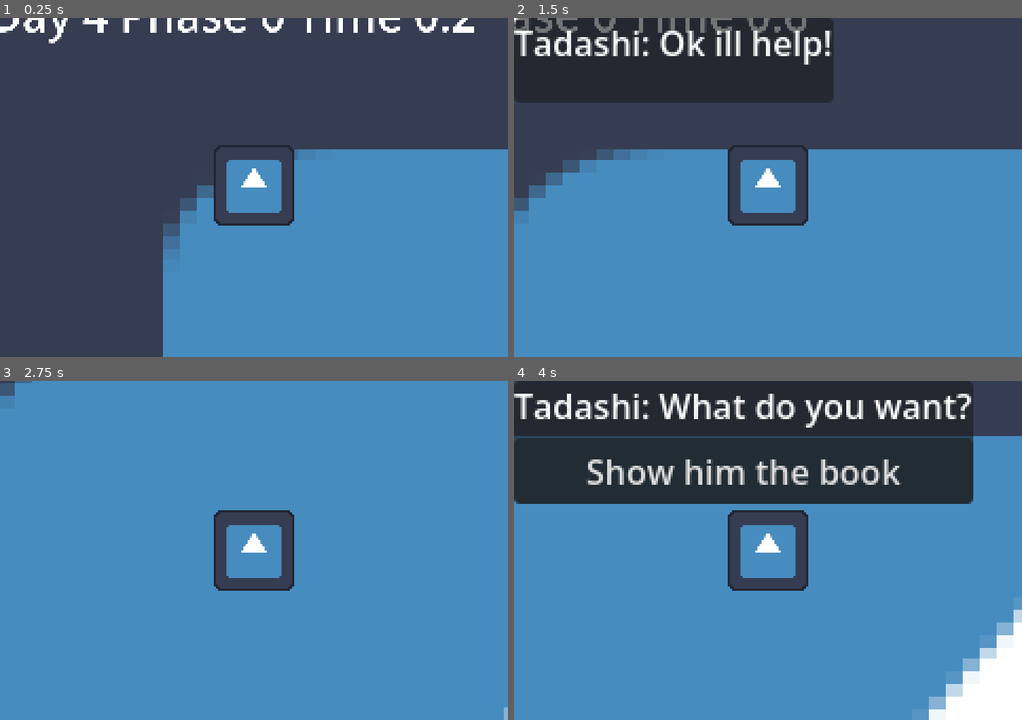
Above: before the commit, frames 1-4 (two rows, left to right).
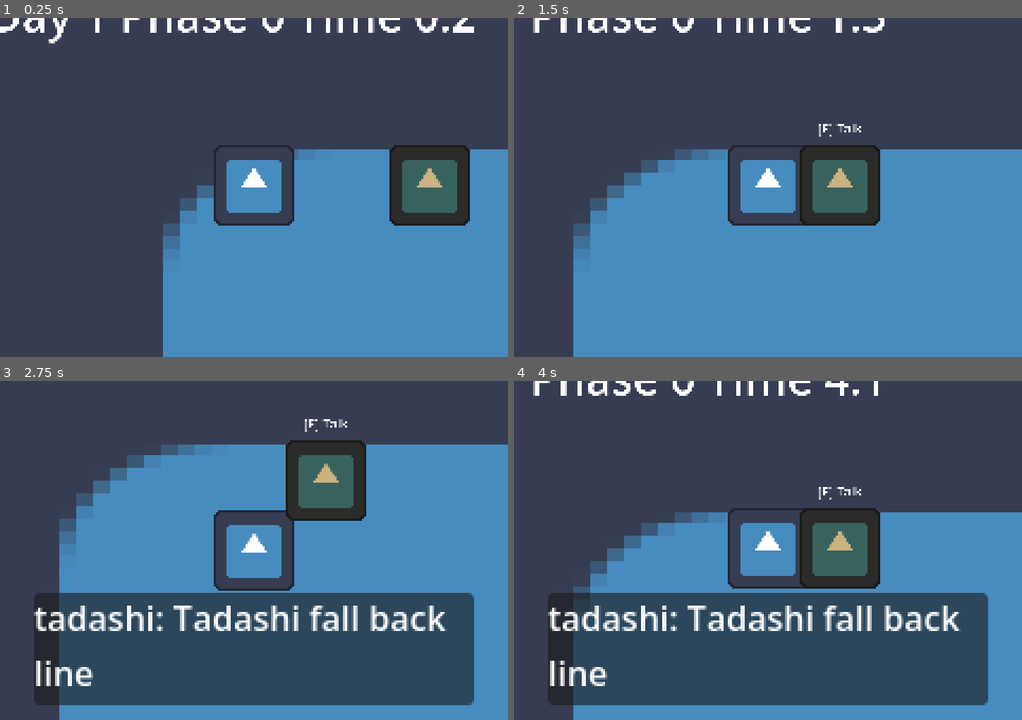
Above: after the commit, the same moments.

Repository: chickengamer555/7-days-of-rain-B1T-jam
Game: Godot game, scene res://Main/main.tscn
The game is run twice, just before and just after one commit, with the same random seed, the same clock (stepped at 60 frames per second) and the same inputs. The engine's default icon, where the game draws it, is replaced by a stand-in: a white triangle on a blue panel in a dark square.
Inputs (mouse positions are in pixels of both pictures, inside the frame that each line leads up to):
- Up to frame 1 (0.25 s): no input
- Up to frame 2 (1.5 s): hold Right (right) 0.53-1.25 s; hold E (Interact) 0.53-1.25 s; click (742, 109) at 1.25 s, where only the run before the commit has a clickable "Show him the book"
- Up to frame 3 (2.75 s): hold S (down) from 2.03 s (still down); tap F (Fast_foward) at 2.1 s; tap E (Interact) at 2.3 s
- Up to frame 4 (4 s): release S (down) at 2.78 s; hold Right (right) 2.78-3.53 s; hold E (Interact) 2.78-3.53 s; hold W (up) from 3.53 s (still down); tap Q (Ledger) at 3.6 s; tap E (Interact) at 3.8 s

The runs differ from the first frame. In frame 1, 3.8% of the frame differs, in the area x 16-93%, y 0-62%; in frame 2, 28%; in frame 3, 62%; in frame 4, 79%, in the area x 0-100%, y 0-100%.

Commit message:
Added Proximity Interaction System

Diff:
--- /dev/null
+++ b/Autoloads/dialogue_manager.gd
@@ -0,0 +1,129 @@
+extends CanvasLayer
+
+signal conversation_started(npc_data)
+signal conversation_finished(npc_data)
+
+var walker: DialoguePlayer = DialoguePlayer.new()
+var current_npc: NPCData = null
+var talking: bool = false
+
+var box: PanelContainer
+var line: Label
+var choices: VBoxContainer
+
+func _ready() -> void:
+	layer = 100
+	add_child(walker)
+	_build_ui()
+	box.hide()
+
+func _build_ui() -> void:
+	box = PanelContainer.new()
+	box.name = "DialogueBox"
+	add_child(box)
+
+	box.set_anchors_preset(Control.PRESET_BOTTOM_WIDE)
+	box.offset_left = 16
+	box.offset_right = -16
+	box.offset_bottom = -10
+	box.offset_top = -60
+
+	var vbox = VBoxContainer.new()
+	vbox.name = "VBox"
+	box.add_child(vbox)
+
+	line = Label.new()
+	line.name = "Line"
+	line.autowrap_mode = TextServer.AUTOWRAP_WORD_SMART
+	vbox.add_child(line)
+
+	choices = VBoxContainer.new()
+	choices.name = "Choices"
+	vbox.add_child(choices)
+
+func _unhandled_input(event: InputEvent) -> void:
+	if not talking:
+		return
+	if event.is_action_pressed("Interact"):
+		if walker.available_choices().is_empty():
+			stop_talking()
+			get_viewport().set_input_as_handled()
+
+func start_conversation(npc: NPCData) -> bool:
+	if talking or npc == null:
+		return false
+	current_npc = npc
+	var tree = _pick_tree(npc)
+	if tree == null:
+		return false
+	return start_tree(tree, npc)
+
+func start_tree(tree: DialogueTree, npc: NPCData = null) -> bool:
+	if tree == null:
+		return false
+	current_npc = npc
+	talking = true
+	Clock.running = false
+	box.show()
+	walker.begin(tree)
+	_show_node()
+	conversation_started.emit(npc)
+	return true
+
+func stop_talking() -> void:
+	talking = false
+	Clock.running = true
+	box.hide()
+	var finished_npc = current_npc
+	current_npc = null
+	conversation_finished.emit(finished_npc)
+
+func _pick_tree(npc: NPCData) -> DialogueTree:
+	for rule in npc.rules:
+		if rule != null and (rule.condition == null or rule.condition.is_met()):
+			return rule.tree
+	return null
+
+func _show_node() -> void:
+	var node = walker.current_node()
+	if node == null:
+		stop_talking()
+		return
+
+	var speaker_name = node.speaker
+	if speaker_name == "" and current_npc != null:
+		speaker_name = current_npc.display_name
+
+	if speaker_name != "":
+		line.text = speaker_name + ": " + node.display_text()
+	else:
+		line.text = node.display_text()
+
+	if node.effect != null:
+		node.effect.apply()
+
+	for old in choices.get_children():
+		choices.remove_child(old)
+		old.queue_free()
+
+	var avail = walker.available_choices()
+	for i in avail:
+		var choice = node.choices[i]
+		var button = Button.new()
+		button.text = choice.display_label()
+		button.pressed.connect(_on_choice_pressed.bind(i))
+		choices.add_child(button)
+
+func _on_choice_pressed(i: int) -> void:
+	var node = walker.current_node()
+	if node == null or i >= node.choices.size():
+		return
+	var choice = node.choices[i]
+	if choice.effect != null:
+		choice.effect.apply()
+	var ends_here = choice.link_target() == ""
+	walker.choose(i)
+	if ends_here:
+		stop_talking()
+	else:
+		_show_node()
--- a/Dialouge/dialogue_player.gd
+++ b/Dialouge/dialogue_player.gd
@@ -71,7 +71,8 @@
 	for i: int in node.choices.size():
 		var choice: DialogueChoice = node.choices[i]
 		if choice != null and (repeat_questions or not _asked.has(choice)):
-			out.append(i)
+			if choice.condition == null or choice.condition.is_met():
+				out.append(i)
 	return out
 
 
--- /dev/null
+++ b/Interactables/interactable.gd
@@ -0,0 +1,61 @@
+class_name Interactable
+extends Area2D
+
+signal interacted(by_actor)
+signal focused
+signal unfocused
+
+@export var prompt_message: String = "Talk"
+@export var npc_data: NPCData = null
+@export var dialogue_tree: DialogueTree = null
+@export var effect: Effect = null
+@export var condition: Condition = null
+@export var disabled: bool = false
+
+@export var prompt_indicator: CanvasItem = null
+
+var is_focused: bool = false
+
+func _ready() -> void:
+	add_to_group("interactables")
+	if prompt_indicator != null:
+		prompt_indicator.visible = false
+	else:
+		var default_prompt = get_node_or_null("Prompt")
+		if default_prompt != null and default_prompt is CanvasItem:
+			prompt_indicator = default_prompt
+			prompt_indicator.visible = false
+
+func can_interact() -> bool:
+	if disabled:
+		return false
+	if condition != null and not condition.is_met():
+		return false
+	return true
+
+func focus() -> void:
+	if not can_interact():
+		return
+	is_focused = true
+	if prompt_indicator != null:
+		prompt_indicator.visible = true
+	focused.emit()
+
+func unfocus() -> void:
+	is_focused = false
+	if prompt_indicator != null:
+		prompt_indicator.visible = false
+	unfocused.emit()
+
+func interact(by_actor: Node = null) -> void:
+	if not can_interact():
+		return
+	interacted.emit(by_actor)
+	if effect != null:
+		effect.apply()
+	var dm = get_node_or_null("/root/DialogueManager")
+	if dm != null:
+		if npc_data != null:
+			dm.start_conversation(npc_data)
+		elif dialogue_tree != null:
+			dm.start_tree(dialogue_tree)
--- a/Main/main.tscn
+++ b/Main/main.tscn
@@ -5,7 +5,7 @@
 [ext_resource type="Script" uid="uid://bpmospghawpiw" path="res://Main/clock_test.gd" id="3_qvhan"]
 [ext_resource type="Script" uid="uid://cc26361lqegxd" path="res://Main/rule_test.gd" id="4_eunhr"]
 [ext_resource type="Resource" uid="uid://bsle7vqddyrc8" path="res://data/Npcs/tadashi.tres" id="5_k3v36"]
-[ext_resource type="Script" uid="uid://bf4cxcshmclos" path="res://Main/talk_test.gd" id="6_liyct"]
+[ext_resource type="PackedScene" uid="uid://c6y78uqn4e2pa" path="res://NPC/npc.tscn" id="6_npctadashi"]
 
 [node name="Main" type="Node2D" unique_id=1734866862]
 
@@ -16,6 +16,10 @@
 
 [node name="Player" parent="." unique_id=1859766813 instance=ExtResource("2_qvhan")]
 position = Vector2(-1026, -725)
+
+[node name="TadashiNPC" parent="." unique_id=1859766814 instance=ExtResource("6_npctadashi")]
+position = Vector2(-750, -725)
+npc_data = ExtResource("5_k3v36")
 
 [node name="Label" type="Label" parent="." unique_id=634537517]
 offset_left = -1443.0
@@ -29,20 +33,3 @@
 [node name="Node" type="Node" parent="." unique_id=389967113]
 script = ExtResource("4_eunhr")
 npc = ExtResource("5_k3v36")
-
-[node name="TalkTest" type="CanvasLayer" parent="." unique_id=1236414903]
-script = ExtResource("6_liyct")
-npc = ExtResource("5_k3v36")
-
-[node name="Box" type="PanelContainer" parent="TalkTest" unique_id=518961776]
-offset_right = 40.0
-offset_bottom = 40.0
-
-[node name="VBox" type="VBoxContainer" parent="TalkTest/Box" unique_id=1897566098]
-layout_mode = 2
-
-[node name="Line" type="Label" parent="TalkTest/Box/VBox" unique_id=1335293989]
-layout_mode = 2
-
-[node name="Choices" type="VBoxContainer" parent="TalkTest/Box/VBox" unique_id=453589110]
-layout_mode = 2
--- a/Main/rule_test.gd
+++ b/Main/rule_test.gd
@@ -1,20 +1,19 @@
 extends Node
 
 @export var npc: NPCData
-# Called when the node enters the scene tree for the first time.
+@export var apply_test_state: bool = false
+
 func _ready() -> void:
 	print_rule()
-	Clock.day = 4
-	print_rule()
-	Flags.add("has_cost_book")
-	print_rule()
+	if apply_test_state:
+		Clock.day = 4
+		Flags.add("has_cost_book")
+		print_rule()
 
 func print_rule():
+	if npc == null:
+		return
 	for rule in npc.rules:
 		if rule.condition == null or rule.condition.is_met():
 			print(rule.tree.resource_path)
 			return
-
-# Called every frame. 'delta' is the elapsed time since the previous frame.
-func _process(delta: float) -> void:
-	pass
--- /dev/null
+++ b/NPC/npc.gd
@@ -0,0 +1,16 @@
+class_name NPC
+extends CharacterBody2D
+
+@export var npc_data: NPCData
+@export var character_name: String = ""
+
+@onready var interactable: Interactable = get_node_or_null("Interactable")
+@onready var prompt: CanvasItem = get_node_or_null("Interactable/Prompt")
+
+func _ready() -> void:
+	if npc_data != null:
+		if character_name == "":
+			character_name = npc_data.display_name
+		if interactable != null:
+			interactable.npc_data = npc_data
+			interactable.prompt_message = "Talk to " + character_name
--- /dev/null
+++ b/NPC/npc.tscn
@@ -0,0 +1,45 @@
+[gd_scene format=3 uid="uid://c6y78uqn4e2pa"]
+
+[ext_resource type="Script" uid="uid://b6bag8kc1c8o3" path="res://NPC/npc.gd" id="1_npcgd"]
+[ext_resource type="Texture2D" uid="uid://8ia57vbc23j3" path="res://icon.svg" id="2_iconsvg"]
+[ext_resource type="Script" uid="uid://c3wy5qgtikoac" path="res://Interactables/interactable.gd" id="3_interactable"]
+
+[sub_resource type="RectangleShape2D" id="RectangleShape2D_npc"]
+size = Vector2(100, 100)
+
+[sub_resource type="CircleShape2D" id="CircleShape2D_npc_area"]
+radius = 120.0
+
+[node name="NPC" type="CharacterBody2D"]
+script = ExtResource("1_npcgd")
+
+[node name="Sprite2D" type="Sprite2D" parent="."]
+self_modulate = Color(0.8, 0.7, 0.5, 1)
+texture = ExtResource("2_iconsvg")
+
+[node name="CollisionShape2D" type="CollisionShape2D" parent="."]
+shape = SubResource("RectangleShape2D_npc")
+
+[node name="Interactable" type="Area2D" parent="."]
+script = ExtResource("3_interactable")
+
+[node name="CollisionShape2D" type="CollisionShape2D" parent="Interactable"]
+shape = SubResource("CircleShape2D_npc_area")
+
+[node name="Prompt" type="Label" parent="Interactable"]
+visible = false
+anchors_preset = 7
+anchor_left = 0.5
+anchor_top = 1.0
+anchor_right = 0.5
+anchor_bottom = 1.0
+offset_left = -48.0
+offset_top = -105.0
+offset_right = 48.0
+offset_bottom = -75.0
+grow_horizontal = 2
+grow_vertical = 0
+theme_override_font_sizes/font_size = 20
+text = "[E] Talk"
+horizontal_alignment = 1
+vertical_alignment = 1
--- a/Player/Player.gd
+++ b/Player/Player.gd
@@ -1,11 +1,83 @@
 extends CharacterBody2D
 
-@export var speed = 300
+@export var speed: float = 300.0
 
-func get_input():
+@onready var interaction_detector: Area2D = get_node_or_null("InteractionDetector")
+
+var nearby_interactables: Array[Interactable] = []
+var closest_interactable: Interactable = null
+
+func _ready() -> void:
+	if interaction_detector:
+		interaction_detector.area_entered.connect(_on_interaction_area_entered)
+		interaction_detector.area_exited.connect(_on_interaction_area_exited)
+
+func get_input() -> void:
 	var input_direction = Input.get_vector("left", "right", "up", "down")
 	velocity = input_direction * speed
 
-func _physics_process(delta):
+func is_dialogue_active() -> bool:
+	var dm = get_node_or_null("/root/DialogueManager")
+	return dm != null and dm.talking
+
+func _physics_process(delta: float) -> void:
+	if not Clock.running or is_dialogue_active():
+		velocity = Vector2.ZERO
+		move_and_slide()
+		return
+
 	get_input()
 	move_and_slide()
+
+	if not nearby_interactables.is_empty():
+		_update_closest_interactable()
+
+func _unhandled_input(event: InputEvent) -> void:
+	if is_dialogue_active():
+		return
+
+	if event.is_action_pressed("Interact"):
+		if closest_interactable != null and closest_interactable.can_interact():
+			closest_interactable.interact(self)
+			get_viewport().set_input_as_handled()
+
+func _on_interaction_area_entered(area: Area2D) -> void:
+	if area is Interactable:
+		if not nearby_interactables.has(area):
+			nearby_interactables.append(area)
+			_update_closest_interactable()
+
+func _on_interaction_area_exited(area: Area2D) -> void:
+	if area is Interactable:
+		nearby_interactables.erase(area)
+		if area == closest_interactable:
+			area.unfocus()
+			closest_interactable = null
+		_update_closest_interactable()
+
+func _update_closest_interactable() -> void:
+	var best_interactable: Interactable = null
+	var min_distance_sq: float = INF
+
+	var i = nearby_interactables.size() - 1
+	while i >= 0:
+		var interactable = nearby_interactables[i]
+		if not is_instance_valid(interactable) or not interactable.is_inside_tree():
+			nearby_interactables.remove_at(i)
+		elif not interactable.can_interact():
+			if interactable == closest_interactable:
+				interactable.unfocus()
+				closest_interactable = null
+		else:
+			var d_sq = global_position.distance_squared_to(interactable.global_position)
+			if d_sq < min_distance_sq:
+				min_distance_sq = d_sq
+				best_interactable = interactable
+		i -= 1
+
+	if best_interactable != closest_interactable:
+		if closest_interactable != null and is_instance_valid(closest_interactable):
+			closest_interactable.unfocus()
+		closest_interactable = best_interactable
+		if closest_interactable != null:
+			closest_interactable.focus()
--- a/Player/player.tscn
+++ b/Player/player.tscn
@@ -5,6 +5,9 @@
 
 [sub_resource type="RectangleShape2D" id="RectangleShape2D_7xx7b"]
 size = Vector2(126, 127)
+
+[sub_resource type="CircleShape2D" id="CircleShape2D_interact"]
+radius = 110.0
 
 [node name="Player" type="CharacterBody2D" unique_id=1016449922 groups=["Player"]]
 motion_mode = 1
@@ -20,3 +23,8 @@
 
 [node name="Camera2D" type="Camera2D" parent="." unique_id=1616005194]
 zoom = Vector2(0.3, 0.3)
+
+[node name="InteractionDetector" type="Area2D" parent="." unique_id=771122334]
+
+[node name="CollisionShape2D" type="CollisionShape2D" parent="InteractionDetector" unique_id=771122335]
+shape = SubResource("CircleShape2D_interact")
--- a/project.godot
+++ b/project.godot
@@ -20,6 +20,7 @@
 Clock="*uid://bs6gh5xtlewac"
 Flags="*uid://dt7l3ybidm6dn"
 Ledger="*uid://dy14aahpv86u4"
+DialogueManager="*uid://c8dmalvmmtn1l"
 
 [display]
 
Not shown, added: Autoloads/dialogue_manager.gd.uid
Not shown, added: Interactables/interactable.gd.uid
Not shown, added: NPC/npc.gd.uid
